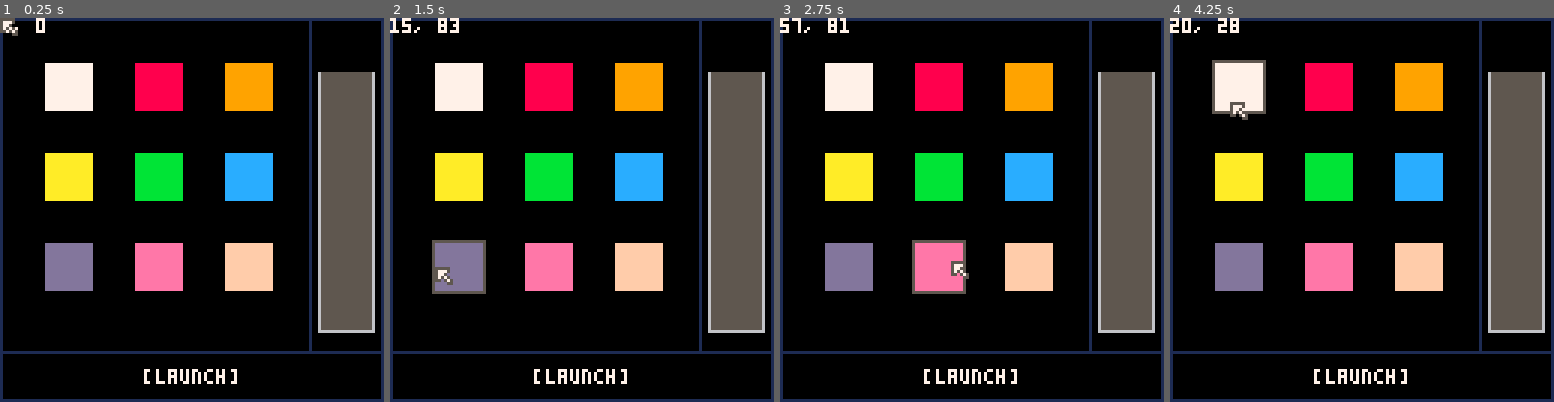
Above: before the commit, frames 1-4 (left to right).
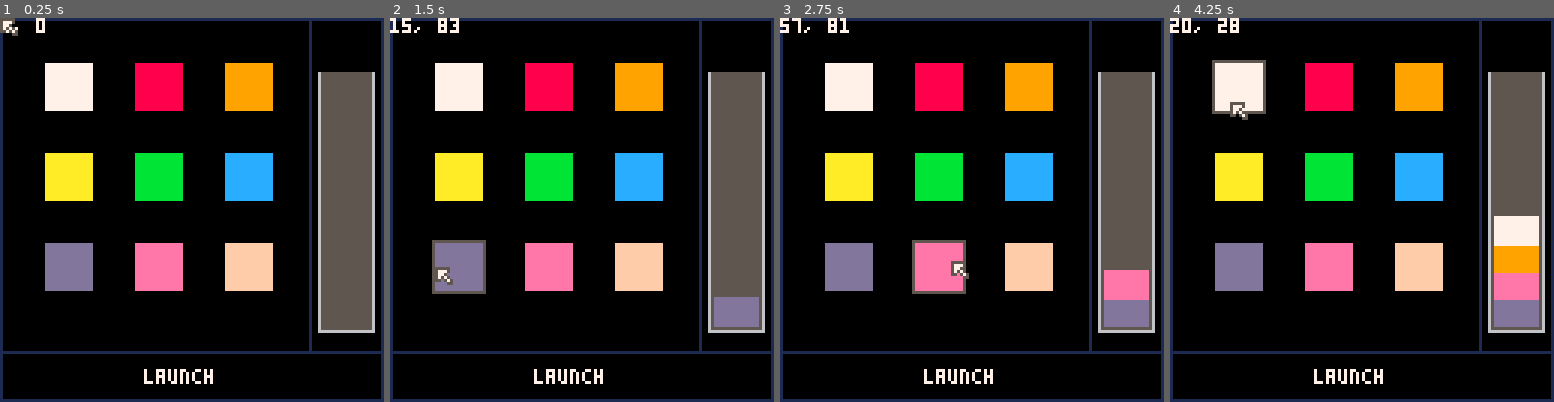
Above: after the commit, the same moments.

Repository: alstonStone/pico8_Fireworks
Game: PICO-8 cartridge main.p8
Two runs of this game, one before a commit and one after it. Both use one fixed random seed, a clock stepped at 60 frames per second and the inputs below.
Inputs (mouse positions are in pixels of both pictures, inside the frame that each line leads up to):
- Up to frame 1 (0.25 s): no input
- Up to frame 2 (1.5 s): tap X (X key) at 0.33, 1.07 s; click (670, 121) at 0.67 s; click (436, 267) at 1.22 s
- Up to frame 3 (2.75 s): click (887, 114) at 1.77 s; tap X (X key) at 1.85 s; click (952, 259) at 2.32 s
- Up to frame 4 (4.25 s): click (1404, 106) at 2.87 s; tap X (X key) at 2.97, 4.08 s; click (1465, 256) at 3.42 s; click (1231, 102) at 3.97 s

The runs differ from the first frame. In frame 1, 0.3% of the frame differs, in the area x 38-62%, y 91-96%; in frame 2, 1.2%; in frame 3, 2.0%; in frame 4, 3.7%, in the area x 38-97%, y 51-96%.

Commit message:
Menu selects and displays colors

Diff:
--- /dev/null
+++ b/firework-builder.lua
@@ -0,0 +1,14 @@
+--firework builder--
+
+colors={}
+max_colors=9
+
+function add_color(color_id)
+	if count(colors) < max_colors then
+		add(colors,color_id)
+	end
+end
+
+function build_firework()
+
+end
--- a/main.p8
+++ b/main.p8
@@ -4,8 +4,10 @@
 --main--
 #include game-manager.lua
 #include test.lua
+#include firework-builder.lua
 #include menu.lua
 #include menu-items.lua
+
 
 function _init()
 
--- a/menu-items.lua
+++ b/menu-items.lua
@@ -15,24 +15,72 @@
 		y=y,
 		color=color,
 		hover=false,
+		click=false,
 		update = function(self)
-			--update code here
-			--check for mouse pos, if over button, draw boarder
-			if mx>=self.x and mx<=self.x+size and my>=self.y and my<=self.y+size then
-				self.hover=true
+			if click==true then
+				if mbut==0 then
+					click=false
+				end
 			else
-				self.hover=false
+				if mx>=self.x and mx<=self.x+size and my>=self.y and my<=self.y+size then
+					self.hover=true
+					if mbut==1 then
+						add_color(self.color)
+						click=true
+					end
+				else
+					self.hover=false
+				end
 			end
-			--if over button and stat(32)==1, clicked, send info to firework builder
 		end,
 		draw = function(self)
 			if self.hover==true then
-			rect(self.x-1,self.y-1,self.x+size+1,self.y+size+1,5)
+				rect(self.x-1,self.y-1,self.x+size+1,self.y+size+1,select_color)
 			end
 			rectfill(self.x,self.y,self.x+size,self.y+size,self.color)
 		end
 	})
 end
+
+function create_launch_button(x,y,color)
+	add(menue_items, {
+		x=x,
+		y=y,
+		color=color,
+		width=22,
+		height=4,
+		hover=false,
+		click=false,
+		update = function(self)
+			if click==true then
+				if mbut==0 then
+					click=false
+				end
+			else
+				if mx>=self.x and mx<=self.x+size and my>=self.y and my<=self.y+size then
+					self.hover=true
+					if mbut==1 then
+						--launch code here
+						--switch states/scenes.
+					end
+				else
+					self.hover=false
+				end
+			end
+		end,
+
+		draw = function(self)
+			local gap=4
+			if self.hover==true then
+				rect(self.x-gap,self.y-gap,self.x+self.width+gap,self.y+self.height+gap,self.color)
+			end
+			print("launch",self.x,self.y,7)
+		end
+	})
+end
+
+
+
 
 function update_menu_items()
 	for i in all(menue_items) do i:update() end
@@ -56,4 +104,6 @@
 	create_menu_item(1*15,5*15,13)
 	create_menu_item(3*15,5*15,14)
 	create_menu_item(5*15,5*15,15)
+
+	create_launch_button(48,117,select_color)
 end
--- a/menu.lua
+++ b/menu.lua
@@ -3,7 +3,7 @@
 function menu_init()
 	poke(0x5f2d, 0x1)
 	border_color=1
-	select_color=7
+	select_color=5
 	mx = 0
   	my = 0
 	menu_items_init()
@@ -39,16 +39,22 @@
 end
 
 function draw_display_section()
-	gap=4
+	local gap=4
 	line(103,0,103,111,border_color)
 	rect(103+gap-1,18,127-gap+1,(111-(gap*2))+1,6)
 	rectfill(103+gap,18,127-gap,111-gap*2,5)
+	c_count=0
+	for c in all(colors) do
+		local yval=((111-(gap*2))-1)-9*c_count
+		rectfill(103+gap+1,yval,127-gap-1,yval-9,c)
+		c_count+=1
+	end
 
 end
 
 function draw_launch_section()
 	line(0,111,127,111,border_color)
-	print("[launch]",48,117,select_color)
+	--print("[launch]",48,117,select_color)
 end
 
 function draw_mouse()
